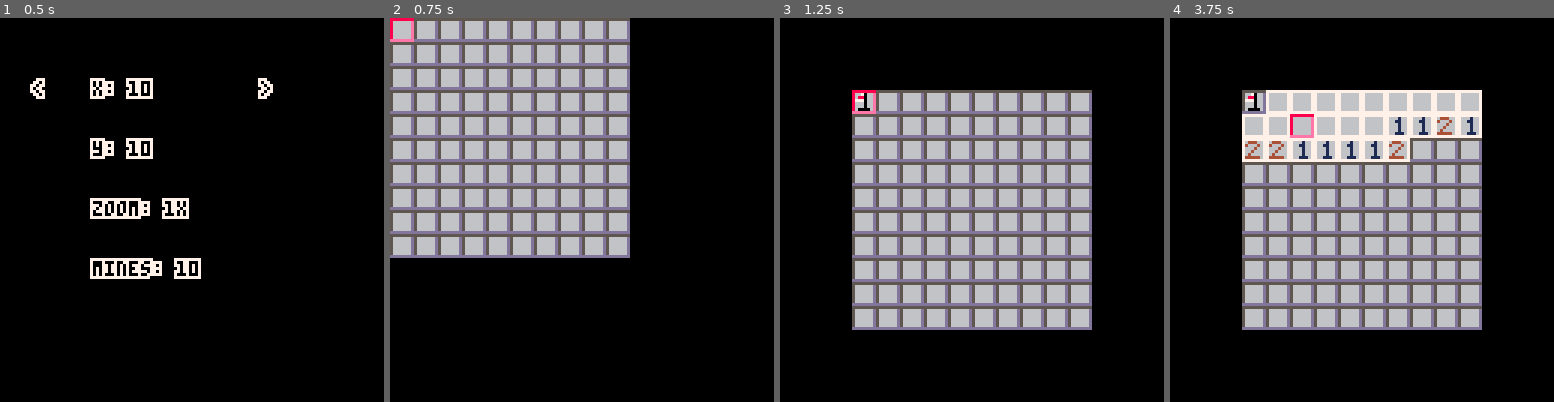
Above: before the commit, frames 1-4 (left to right).
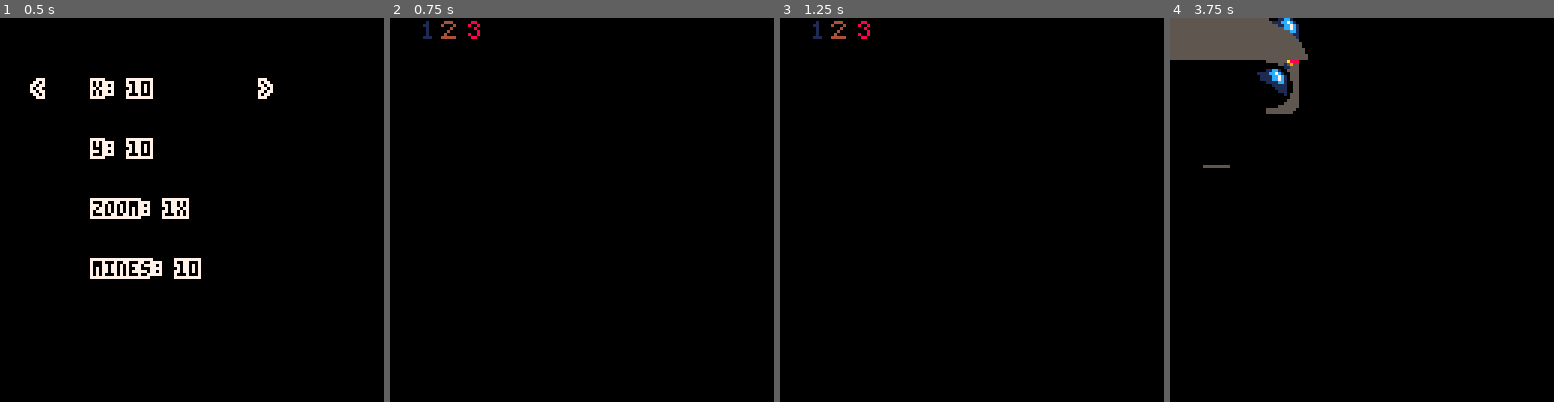
Above: after the commit, the same moments.

Repository: gabrielsson/pico-8-carts
Game: PICO-8 cartridge minesweeper.p8
Two runs of this game, one before a commit and one after it. Both use one fixed random seed, a clock stepped at 60 frames per second and the inputs below.
Inputs:
- Up to frame 1 (0.5 s): tap X (X key) at 0.33 s
- Up to frame 2 (0.75 s): tap O (Z key) at 0.7 s
- Up to frame 3 (1.25 s): tap X (X key) at 1.07 s
- Up to frame 4 (3.75 s): hold Right 1.6-2.1 s; tap O (Z key) every 0.4 s from 1.7 to 3.7 s; tap X (X key) at 1.85, 2.97 s; hold Up 2.15-2.42 s; hold Right 2.47-3.03 s; hold Left 3.08-3.58 s; hold Down from 3.63 s (still down)

Frame 1 is identical in both runs. In frame 2, 39% of the frame differs, in the area x 0-63%, y 0-63%; in frame 3, 39%; in frame 4, 43%, in the area x 0-82%, y 0-82%.

Commit message:
Faster music

Diff:
--- a/minesweeper.p8
+++ b/minesweeper.p8
@@ -4,7 +4,7 @@
 left,right,up,down,fire1,fire2=0,1,2,3,4,5
 black,dark_blue,dark_purple,dark_green,brown,dark_gray,light_gray,white,red,orange,yellow,green,blue,indigo,pink,peach=0,1,2,3,4,5,6,7,8,9,10,11,12,13,14,15
 MINE, EMPTY, FLAGGED, FLAGGED_MINE=0,1,2,3
-SPRITE_CLOSED, SPRITE_CARET, SPRITE_BOMB, SPRITE_NUMBER, SPRITE_OPEN, SPRITE_FLAG = 1,2,3,4,16,17
+SPRITE_CLOSED, SPRITE_CARET, SPRITE_BOMB, SPRITE_NUMBER, SPRITE_OPEN, SPRITE_FLAG = 32,2,34,4,16,17
 OPEN,CLOSED = 0,1
 STATE_SETUP, STATE_GAME, STATE_END = 0,1,2
 board = {}
@@ -63,6 +63,8 @@
     initGame()
     game.update = updateGame
     game.draw = drawGame
+    game.game = {}
+    game.game.showMenu = false
   end
   if (btnp(down) and game.setup.state < 3) then
     game.setup.state += 1
@@ -98,18 +100,19 @@
 
 end
 function updateGame()
+
   checkGameButtons(caret, board.x, board.y)
   checkGameOver()
-  gameWidth = board.x * 8 * zoomFactor
-  gameHeight = board.y * 8 * zoomFactor
+  gameWidth = board.x * 16 * zoomFactor
+  gameHeight = board.y * 16 * zoomFactor
   if (gameWidth > 127 and gameHeight > 127) then
     moveCameraX(caret.x, caret.y)
     moveCameraY(caret.x, caret.y)
-  elseif (board.y * 8 * zoomFactor > 127) then
+  elseif (board.y * 16 * zoomFactor > 127) then
     moveCameraY(caret.x, caret.y)
     centerCameraX()
 
-  elseif (board.x * 8 * zoomFactor > 127) then
+  elseif (board.x * 16 * zoomFactor > 127) then
     moveCameraX(caret.x, caret.y)
     centerCameraY()
   else
@@ -124,7 +127,7 @@
 function drawEnd()
   cls()
   centerCamera()
-  _drawGameBoard()
+  drawGameBoard()
   if (finishedZoomOut) then
     zoomFactor = zoomFactor * 0.995
     if (zoomFactor < 0.5) finishedZoomOut = false
@@ -144,14 +147,18 @@
 function drawGame()
   cls()
   width = 8
-  _drawGameBoard()
-  _drawCaret(caret.x, caret.y)
+
+  drawGameBoard()
+  drawCaret(caret.x, caret.y)
+  if(game.game.showMenu) then
+    drawGameMenu(caret.x, caret.y)
+  end
 end
 -- Randomly distribute the requested number of mines
 -- around the game board leaving fx, fy free of mine
 -- and number
 -- params, freex and freey
-function _setupMines(fx, fy)
+function setupMines(fx, fy)
   placedMines = 0
 
   while (placedMines < numberOfMines) do
@@ -169,10 +176,10 @@
 
 -- Keep an internal count of how many mines surround
 -- each cell
-function _calculateMines()
+function calculateMines()
   for i=0, board.x - 1 do
     for j=0, board.y - 1 do
-      board.cells[i][j].surroundingMines = _surroundingMines(i,j)
+      board.cells[i][j].surroundingMines = surroundingMines(i,j)
     end
   end
 end
@@ -221,10 +228,10 @@
 
 function openCell(x, y)
   if (not setup) then
-    _setupMines(x,y)
-    _calculateMines()
+    setupMines(x,y)
+    calculateMines()
     setup = true
-    music(0)
+    music(0, 5000)
   end
   cell = board.cells[x][y]
   printh("Open cell "..tostr(x)..","..tostr(y))
@@ -321,7 +328,7 @@
 --
 -- param cell - the cell to check
 -- return the number of mines adjacent to the cell (0..8)
-function _surroundingMines(x,y)
+function surroundingMines(x,y)
   surroundingCells = getSurroundingCells(x, y)
   mineCount = 0
   for c in all(surroundingCells) do
@@ -357,14 +364,14 @@
 end
 
 function centerCamera()
-  cx = ((board.x*8*zoomFactor) - 127 / 2) - board.x*8*zoomFactor/2
-  cy = ((board.y*8*zoomFactor) - 127 / 2) - board.y*8*zoomFactor/2
+  cx = ((board.x*16 *zoomFactor) - 127 / 2) - board.x*16 *zoomFactor/2
+  cy = ((board.y*16 *zoomFactor) - 127 / 2) - board.y*16 *zoomFactor/2
 
   camera(flr(cx), flr(cy))
 end
 
 function centerCameraX()
-  cx = ((board.x*8*zoomFactor) - 127 / 2) - board.x*8*zoomFactor/2
+  cx = ((board.x*16 *zoomFactor) - 127 / 2) - board.x*16 *zoomFactor/2
   cy = peek(0x5f2a)+peek(0x5f2b)*256
 
   camera(flr(cx), cy)
@@ -372,7 +379,7 @@
 
 function centerCameraY()
   cx = peek(0x5f28)+peek(0x5f29)*256
-  cy = ((board.y*8*zoomFactor) - 127 / 2) - board.y*8*zoomFactor/2
+  cy = ((board.y*16 *zoomFactor) - 127 / 2) - board.y*16 *zoomFactor/2
 
   camera(cx, flr(cy))
 end
@@ -381,7 +388,7 @@
   currentCameraX=peek(0x5f28)+peek(0x5f29)*256
   currentCameraY=peek(0x5f2a)+peek(0x5f2b)*256
   screenWidth = 127
-  cellWidth = 8 * zoomFactor
+  cellWidth = 16 * zoomFactor
   -- calculate the new x,y
   y = ((board.y*cellWidth - screenWidth) / (board.y -1) ) * caret.y
 
@@ -400,7 +407,7 @@
   currentCameraY=peek(0x5f2a)+peek(0x5f2b)*256
 
   screenWidth = 127
-  cellWidth = 8 * zoomFactor
+  cellWidth = 16 * zoomFactor
   -- calculate the new x,y
   x = ((board.x*cellWidth - screenWidth) / (board.x -1) ) * caret.x
 
@@ -428,45 +435,73 @@
 	print(s,x+1,y+1,c2)
 end
 
-function _drawGameBoard()
+function drawGameBoard()
   for row = 0, board.x - 1 do
     for column = 0, board.y - 1 do
       cell = board.cells[row][column]
       if (cell.state == CLOSED) then
-        _drawCell(SPRITE_CLOSED, row, column)
+        drawCell(SPRITE_CLOSED, row, column)
         if (cell.type == FLAGGED or cell.type == FLAGGED_MINE) then
-          _drawCell(SPRITE_FLAG, row, column)
+          drawCell(SPRITE_FLAG, row, column)
         end
       else
-        _drawCell(SPRITE_OPEN, row, column)
+        drawCell(SPRITE_OPEN, row, column)
         if (cell.type == MINE) then
-          _drawCell(SPRITE_BOMB, row, column)
+          drawCell(SPRITE_BOMB, row, column)
         elseif (cell.surroundingMines > 0) then
-          _drawCell(cell.surroundingMines + SPRITE_NUMBER,row,column)
+          drawCell(cell.surroundingMines + SPRITE_NUMBER,row,column)
         end
       end
     end
   end
 end
 
-function _drawCell(n,x,y)
-  zspr(n,1,1,x*8*zoomFactor,y*8*zoomFactor, zoomFactor)
+function drawCell(n,x,y)
+  zspr(n,2,2,x*16 *zoomFactor,y*16 *zoomFactor, zoomFactor)
 end
 
 function zspr(n,w,h,dx,dy,dz)
-  sx = 8 * (n % 16)
-  sy = 8 * flr(n / 16)
-  sw = 8 * w
-  sh = 8 * h
+  sx = 16 * (n % 16)
+  sy = 16 * flr(n / 16)
+  sw = 16 * w
+  sh = 16 * h
   dw = sw * dz
   dh = sh * dz
 
   sspr(sx,sy,sw,sh, dx,dy,dw,dh)
 end
 
-function _drawCaret(x, y)
-  _drawCell(2,x,y)
-end
+function drawCaret(x, y)
+  drawCell(SPRITE_CARET,x,y)
+end
+
+function drawGameMenu(x, y)
+
+
+  --vzoom in
+
+  -- draw four circles
+  cx = x * 16 * zoomFactor
+  cy = y * 16 * zoomFactor
+  r = 16 * zoomFactor
+  d = 13 * zoomFactor
+
+   -- center camera
+
+
+  circfill(cx - d + 4, cy + 4,r,dark_gray)
+  circfill(cx + d + 4, cy + 4,r,dark_gray)
+  circfill(cx + 4, cy - d + 4,r,dark_gray)
+  circfill(cx + 4, cy + d + 4,r,dark_gray)
+  zspr(SPRITE_BOMB,2,2,cx - d,cy,zoomFactor)
+  zspr(SPRITE_FLAG,2,2,cx + d,cy,zoomFactor)
+
+  -- blit the sprites
+
+
+
+end
+
 function checkEndButtons()
   if (btnp(fire1)) then
     _init()
@@ -474,80 +509,114 @@
   return
 end
 function checkGameButtons(caret, maxx, maxy)
-  if (btnp(left) and caret.x > 0) then
-     caret.x -= 1
-  end
-  if (btnp(right) and caret.x < maxx - 1) then
-    caret.x += 1
-
-  end
-  if (btnp(up) and caret.y > 0) then
-    caret.y -= 1
-
-  end
-
-  if (btnp(down) and caret.y < maxy - 1) then
-    caret.y += 1
-  end
-
-  if (btnp(fire1)) then
-    message = " "
-    openCell(caret.x, caret.y)
-  end
-
-  if (btnp(fire2)) then
-    markMine(caret.x, caret.y)
-  end
-end
-…(52 lines of a section not shown)…
+  game.game.showMenu = false
+  if((btn(fire1) or btn(fire2))) then
+    game.game.showMenu = true
+  end
+
+  if(game.game.showMenu) then
+    if (btnp(left)) then
+      message = " "
+      openCell(caret.x, caret.y)
+
+    end
+
+    if (btnp(right)) then
+      markMine(caret.x, caret.y)
+
+    end
+    if (btnp(up)) then
+      zoomFactor = zoomFactor * 1.1
+    end
+
+    if (btnp(down)) then
+      zoomFactor = zoomFactor * 0.9
+    end
+  else
+    if (btnp(left) and caret.x > 0) then
+      caret.x -= 1
+    end
+    if (btnp(right) and caret.x < maxx - 1) then
+      caret.x += 1
+
+    end
+    if (btnp(up) and caret.y > 0) then
+      caret.y -= 1
+
+    end
+
+    if (btnp(down) and caret.y < maxy - 1) then
+      caret.y += 1
+    end
+  end
+
+
+end
+…(68 lines of a section not shown)…
Not shown, changed: 32 lines of the sprite sheet (__gfx__) section of minesweeper.p8
Not shown, changed: the music (__music__) section of minesweeper.p8
Not shown, changed: the sound effects (__sfx__) section of minesweeper.p8
